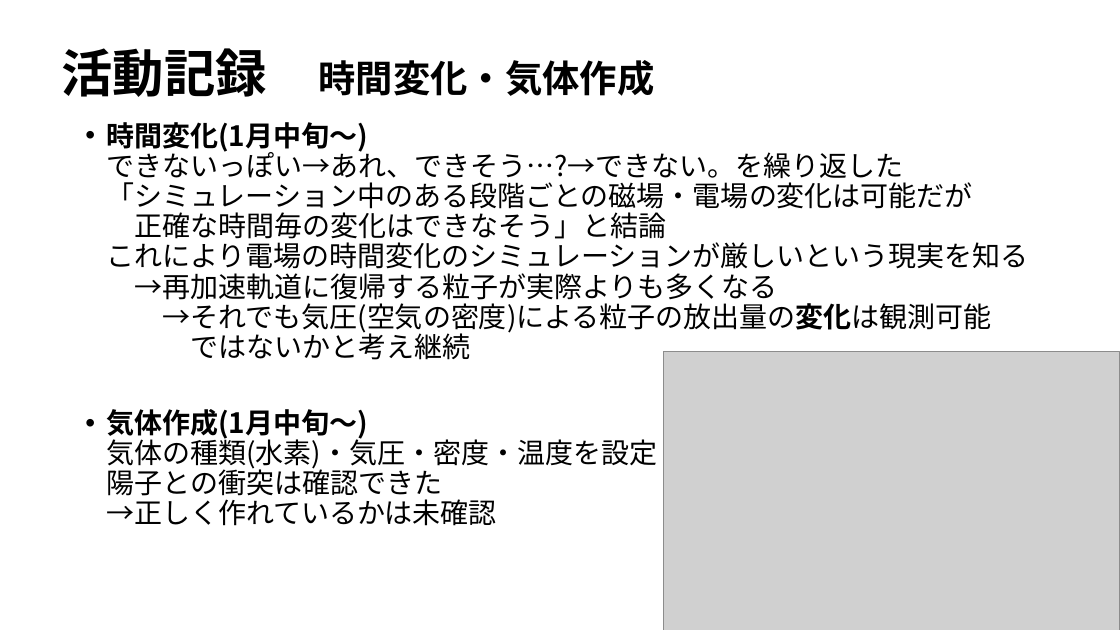
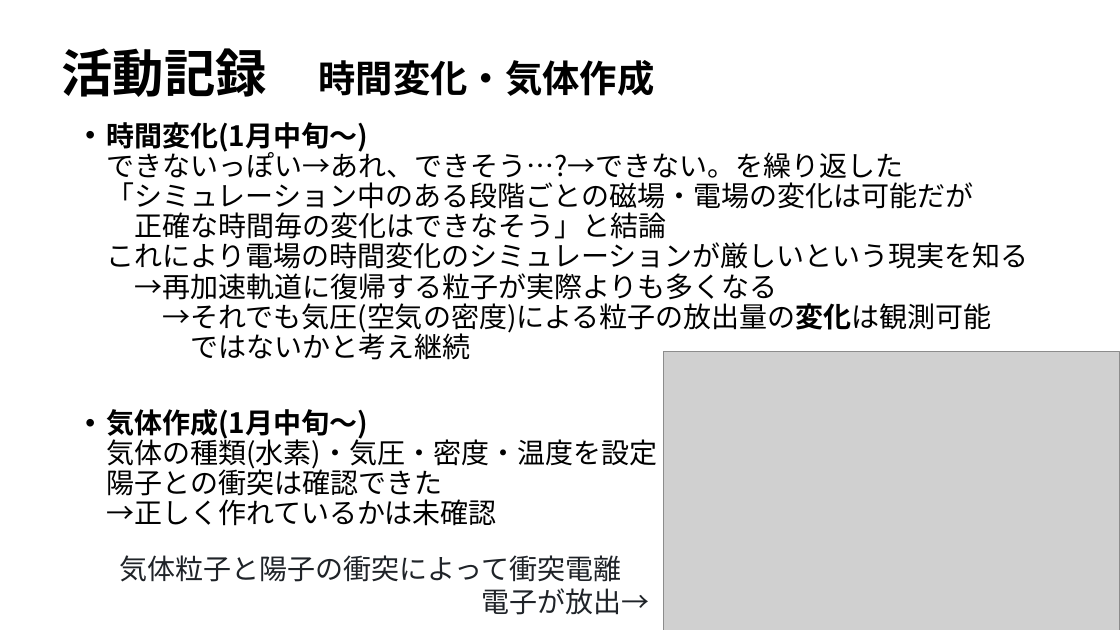
Before and after one commit to NNCT-KasoKen/2024_OyamaPresentation, a slide deck: slide 8 of 2024_OyamaPresentation.pptx (slide 7 before the commit). Drawn at 1120x630 pixels with LibreOffice and Linux fonts; fonts in the diff are those of the drawing; grey boxes stand for pictures. Boxes give left, top, right and bottom in pixels: in the first picture for what was removed or moved away, otherwise in the second. Text is boxed around its words. In the diff, an @@ line names an element or a change of style, - is before the commit and + after.

```diff
--- a/2024_OyamaPresentation.pptx
+++ b/2024_OyamaPresentation.pptx
@@ text added at (119, 555, 649, 615), 24 pt, text #1F2328 @@
+気体粒子と陽子の衝突によって衝突電離
+電子が放出→
```
Also in this commit, not shown: 2 other slides changed, 1 slide added.
